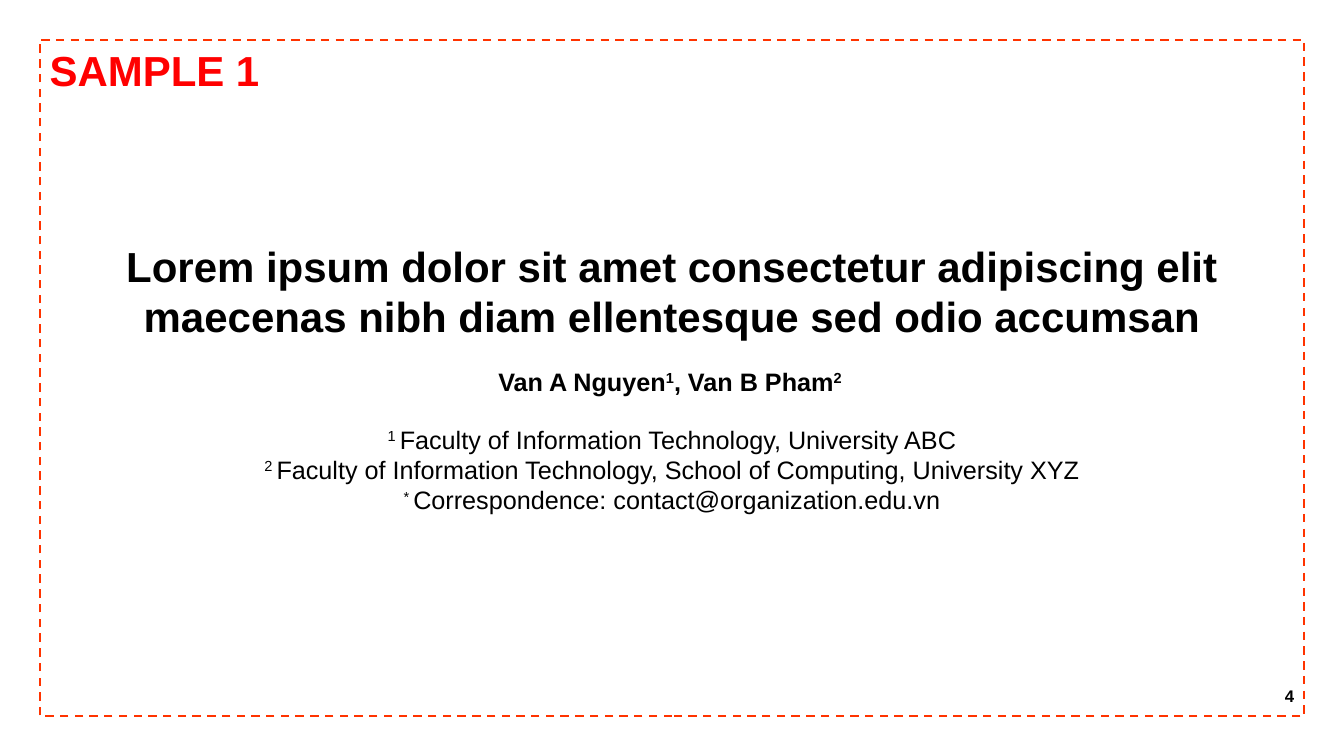
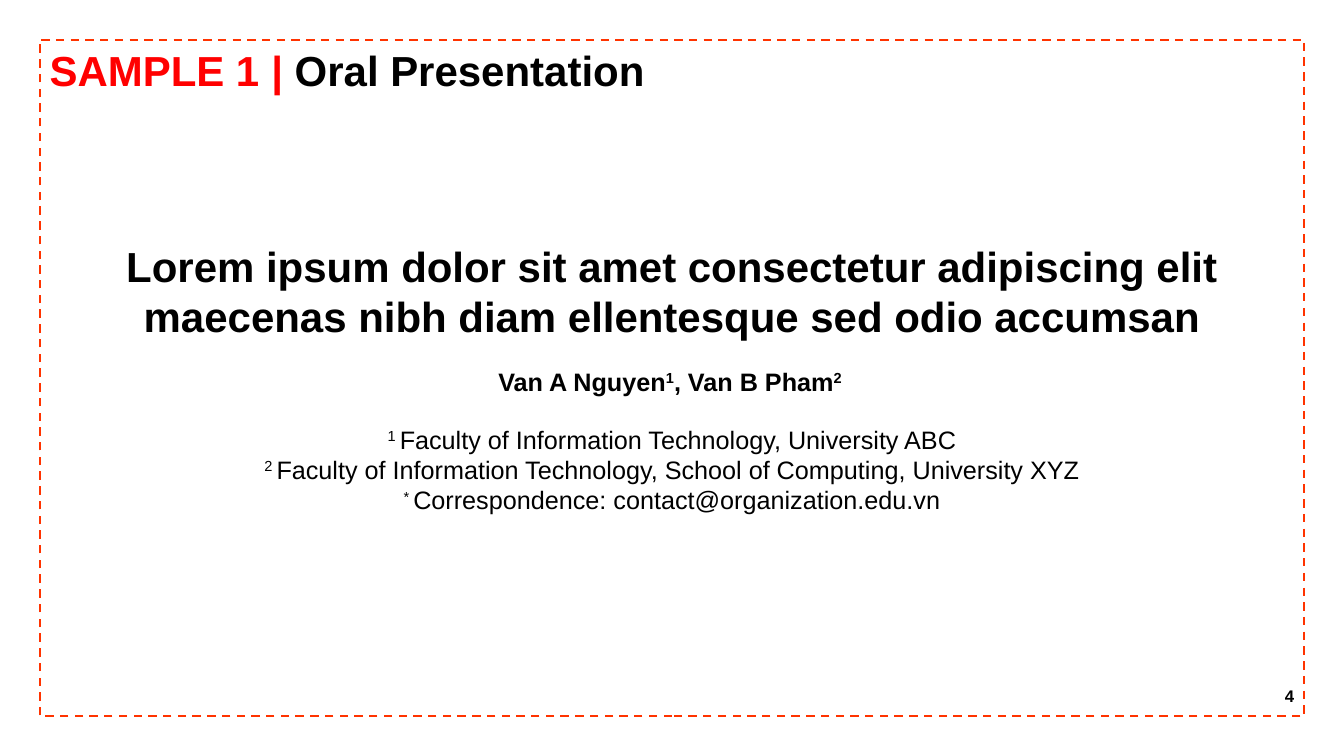
Before and after one commit to VictorNguyenLPN/tdtu-cs-toolkit, a slide deck: slide 4 of presentation/presentation.pptx. Drawn at 1344x756 pixels with LibreOffice and Linux fonts; fonts in the diff are those of the drawing. Boxes give left, top, right and bottom in pixels: in the first picture for what was removed or moved away, otherwise in the second. Text is boxed around its words. In the diff, an @@ line names an element or a change of style, - is before the commit and + after.

```diff
--- a/presentation/presentation.pptx
+++ b/presentation/presentation.pptx
@@ text at (x1=50, y1=55, x2=644, y2=87): text changed; text colour #FF0000 to #000000 @@
-SAMPLE 1
+SAMPLE 1 | Oral Presentation
```
Also in this commit, not shown: 3 other slides changed, 2 other files.
